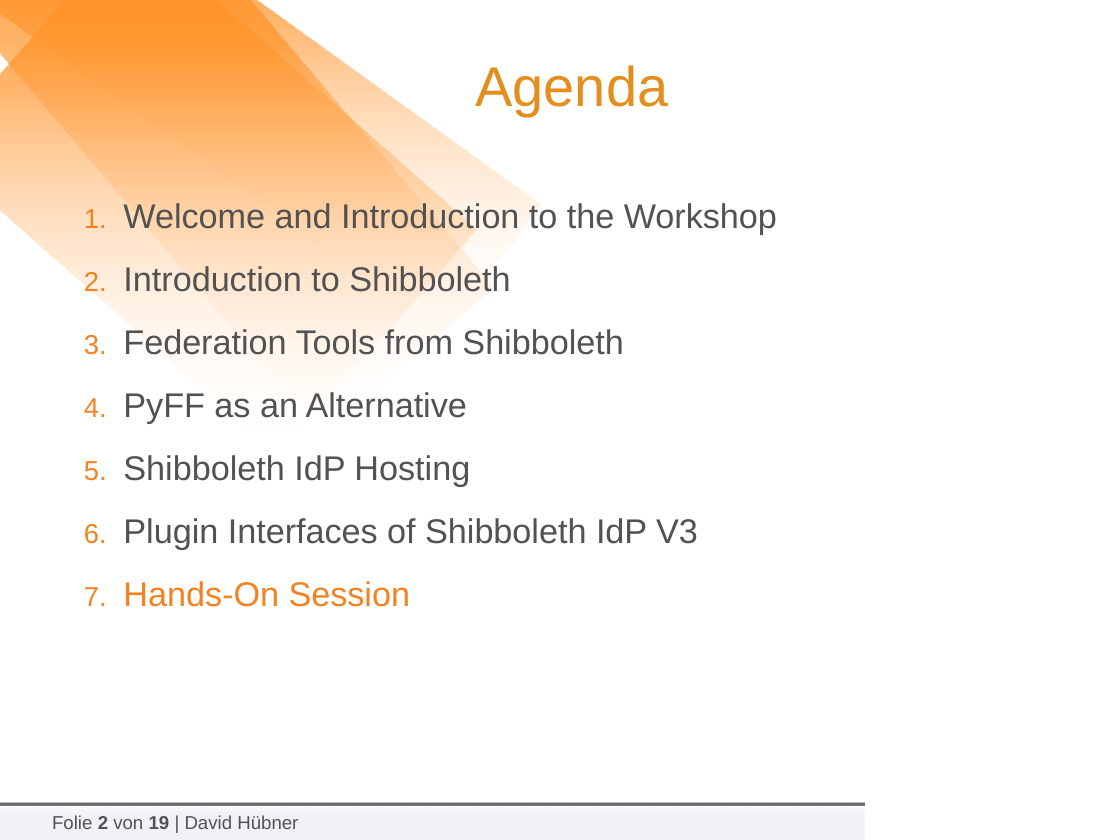
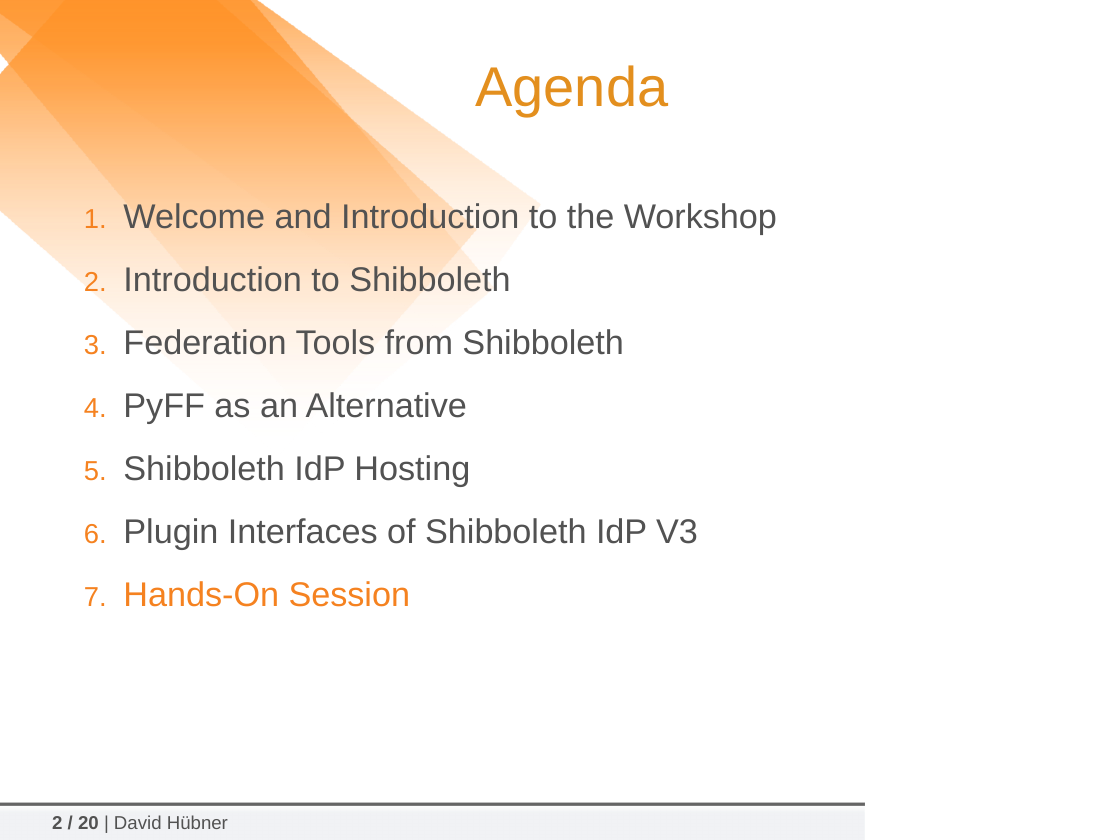
Before and after one commit to tiime2018/lab1, a slide deck: slide 2 of slides/2018-02-06_TIIME-Shibboleth-07-Hands-On.odp. Drawn at 1120x840 pixels with LibreOffice and Linux fonts; fonts in the diff are those of the drawing; background and template pictures are left out. Boxes give left, top, right and bottom in pixels: in the first picture for what was removed or moved away, otherwise in the second. Text is boxed around its words. In the diff, an @@ line names an element or a change of style, - is before the commit and + after.

```diff
--- a/slides/2018-02-06_TIIME-Shibboleth-07-Hands-On.odp
+++ b/slides/2018-02-06_TIIME-Shibboleth-07-Hands-On.odp
@@ text at [52,815,228,829]: text changed @@
-Folie 2 von 19 | David Hübner
+2 / 20 | David Hübner
```
Also in this commit, not shown: 15 other slides changed, 1 slide added, 1 other file.
